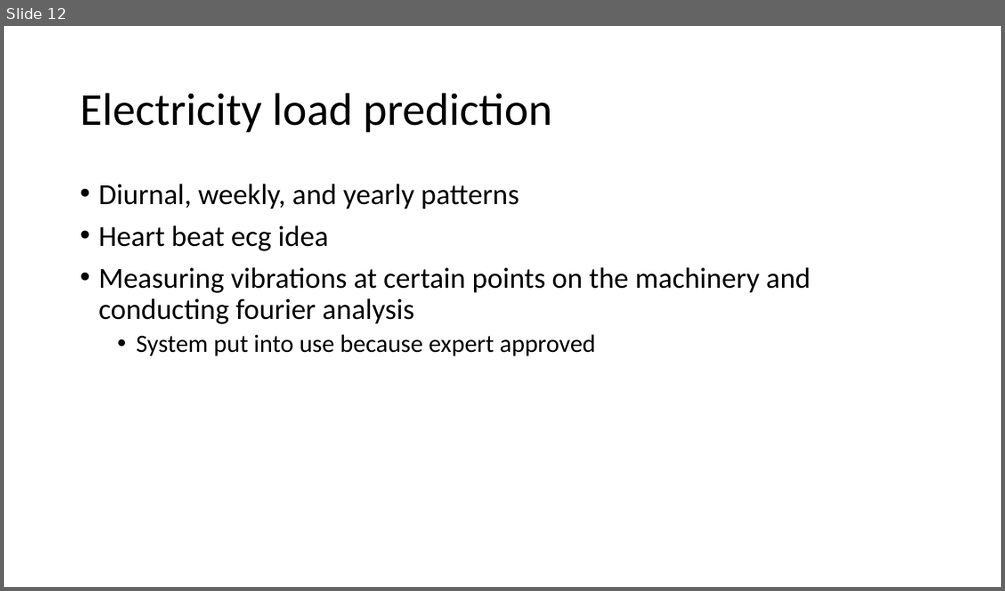
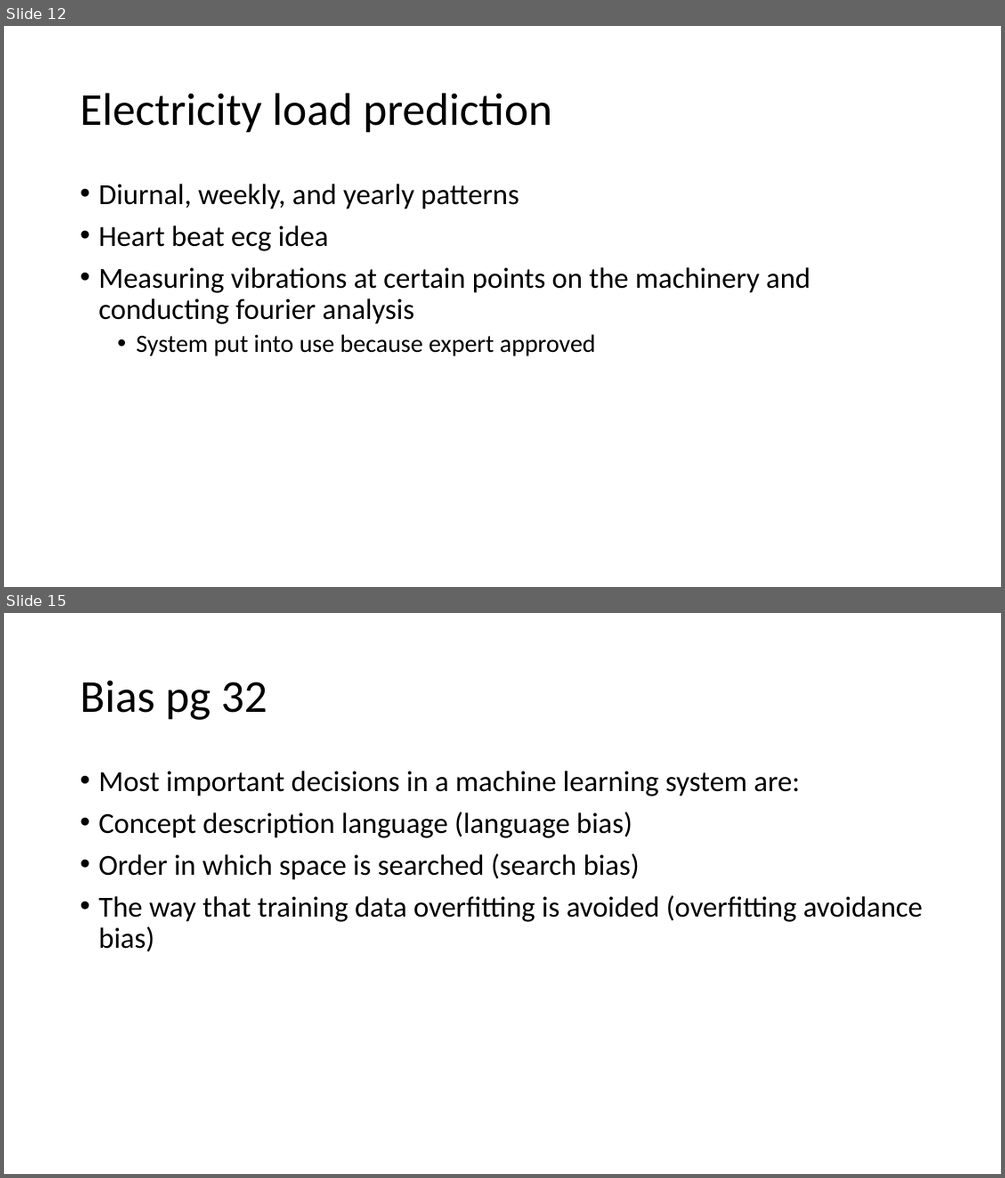
Before and after one commit to russellu/cs405, a slide deck: Lecture_intro.pptx. Shown one above the other, each under a label of ours: slide 12 before the commit, slides 12 and 15 after it; the slides between them are not shown. The pictures are 1005x591 and 1005x1178 pixels, drawn with LibreOffice and Linux fonts; fonts in the diff are those of the drawing. Boxes give left, top, right and bottom in pixels: in the first picture for what was removed or moved away, otherwise in the second. Text is boxed around its words. In the diff, an @@ line names an element or a change of style, - is before the commit and + after.

```diff
--- a/Lecture_intro.pptx
+++ b/Lecture_intro.pptx
@@ slide 15 added at (4, 613, 1001, 1174), background #FFFFFF @@
@@ title added at (80, 680, 267, 720), 44 pt, text #000000 @@
+Bias pg 32
@@ text added at (98, 771, 922, 952), 28 pt, text #000000 @@
+• Most important decisions in a machine learning system are:
+• Concept description language (language bias)
+• Order in which space is searched (search bias)
+• The way that training data overfitting is avoided (overfitting avoidance bias)
```
Also in this commit, not shown: 16 other slides added, 3 other files.
